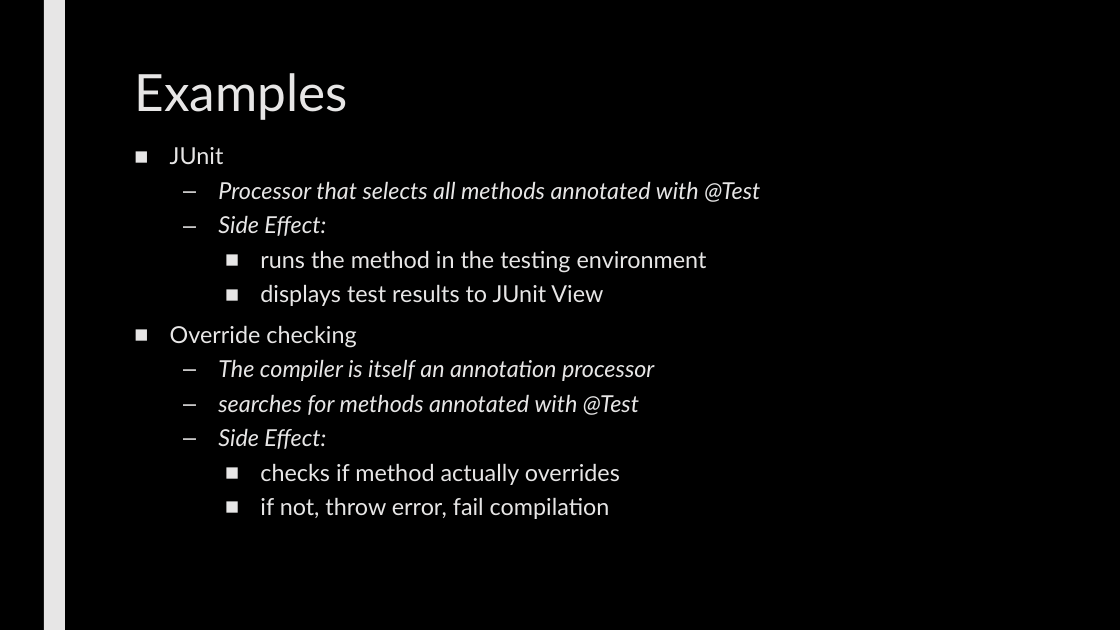
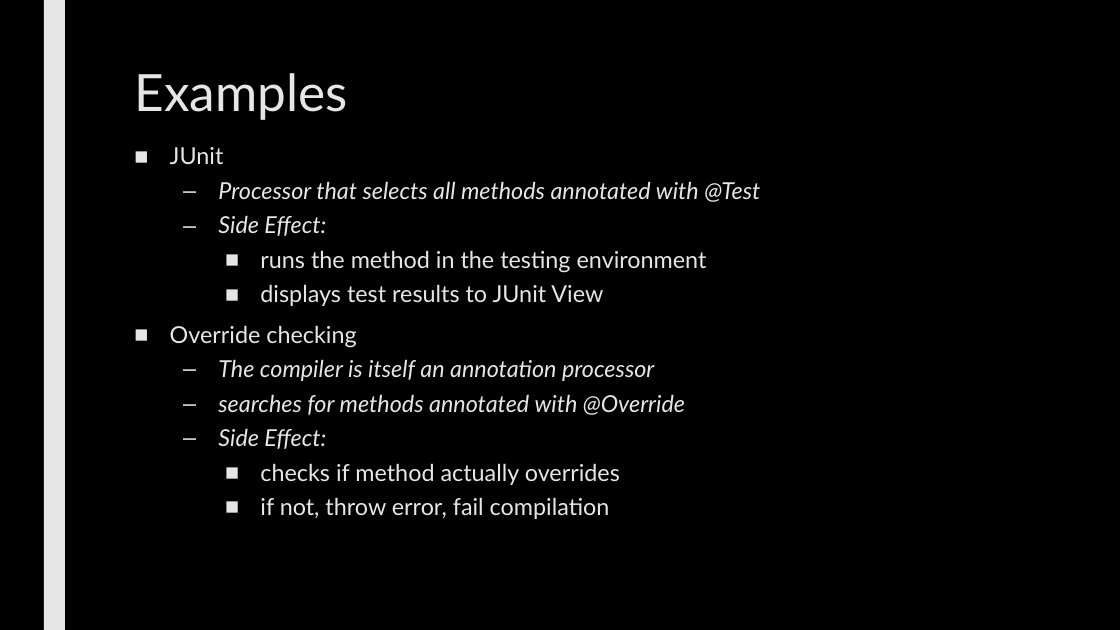
Before and after one commit to max7patek/metaprogramming, a slide deck: slide 9 of slides/08-CompileTimeComputation.pptx (slide 8 before the commit). Drawn at 1120x630 pixels with LibreOffice and Linux fonts; fonts in the diff are those of the drawing. Boxes give left, top, right and bottom in pixels: in the first picture for what was removed or moved away, otherwise in the second. Text is boxed around its words. In the diff, an @@ line names an element or a change of style, - is before the commit and + after.

```diff
--- a/slides/08-CompileTimeComputation.pptx
+++ b/slides/08-CompileTimeComputation.pptx
@@ text at (218, 394, 685, 415): text changed @@
-  – searches for methods annotated with @Test
+  – searches for methods annotated with @Override
```
Also in this commit, not shown: 14 other slides changed, 1 slide added.
